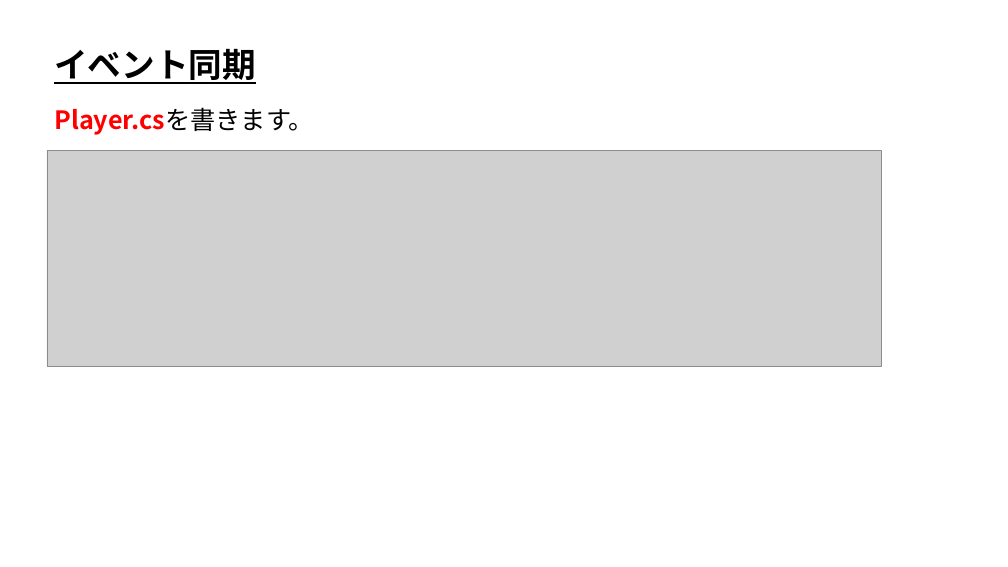
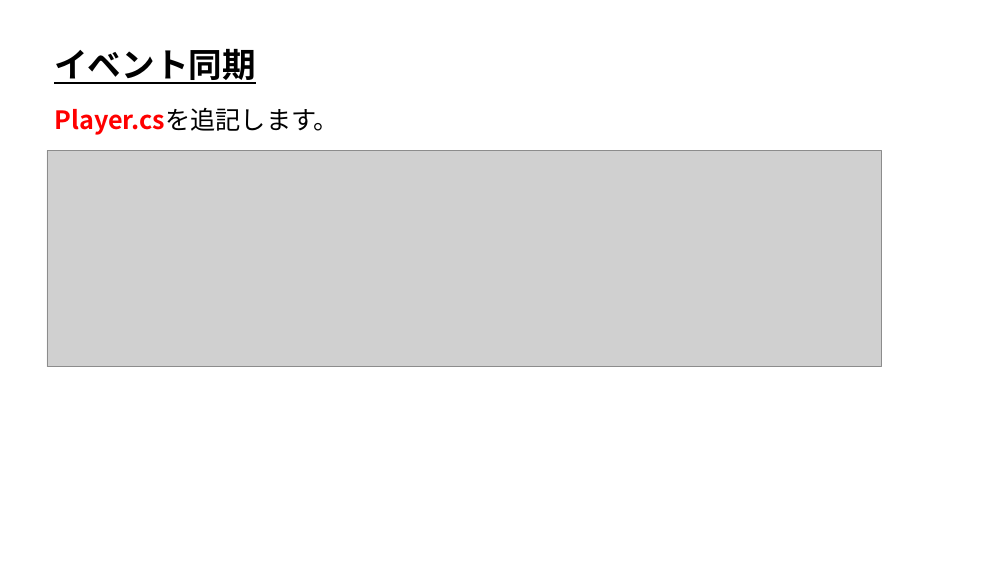
Before and after one commit to ArakiYusuke-Ohara/Textbook, a slide deck: slide 3 of ゲーム科3年/00_前期/オンラインゲームプログラミングⅡ/07_イベント同期.pptx (slide 4 before the commit). Drawn at 1008x567 pixels with LibreOffice and Linux fonts; fonts in the diff are those of the drawing; grey boxes stand for pictures. Boxes give left, top, right and bottom in pixels: in the first picture for what was removed or moved away, otherwise in the second. Text is boxed around its words. In the diff, an @@ line names an element or a change of style, - is before the commit and + after.

```diff
--- a/ゲーム科3年/00_前期/オンラインゲームプログラミングⅡ/07_イベント同期.pptx
+++ b/ゲーム科3年/00_前期/オンラインゲームプログラミングⅡ/07_イベント同期.pptx
@@ text at bbox=[54, 108, 339, 135]: text changed @@
-Player.csを書きます。
+Player.csを追記します。
```
Also in this commit, not shown: 5 slides added, 1 slide removed.
